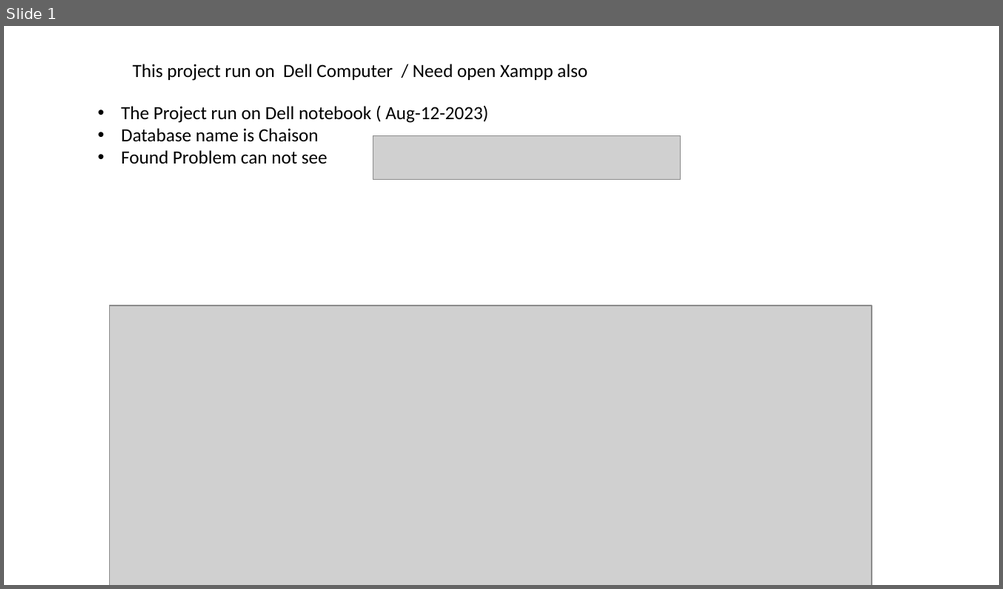
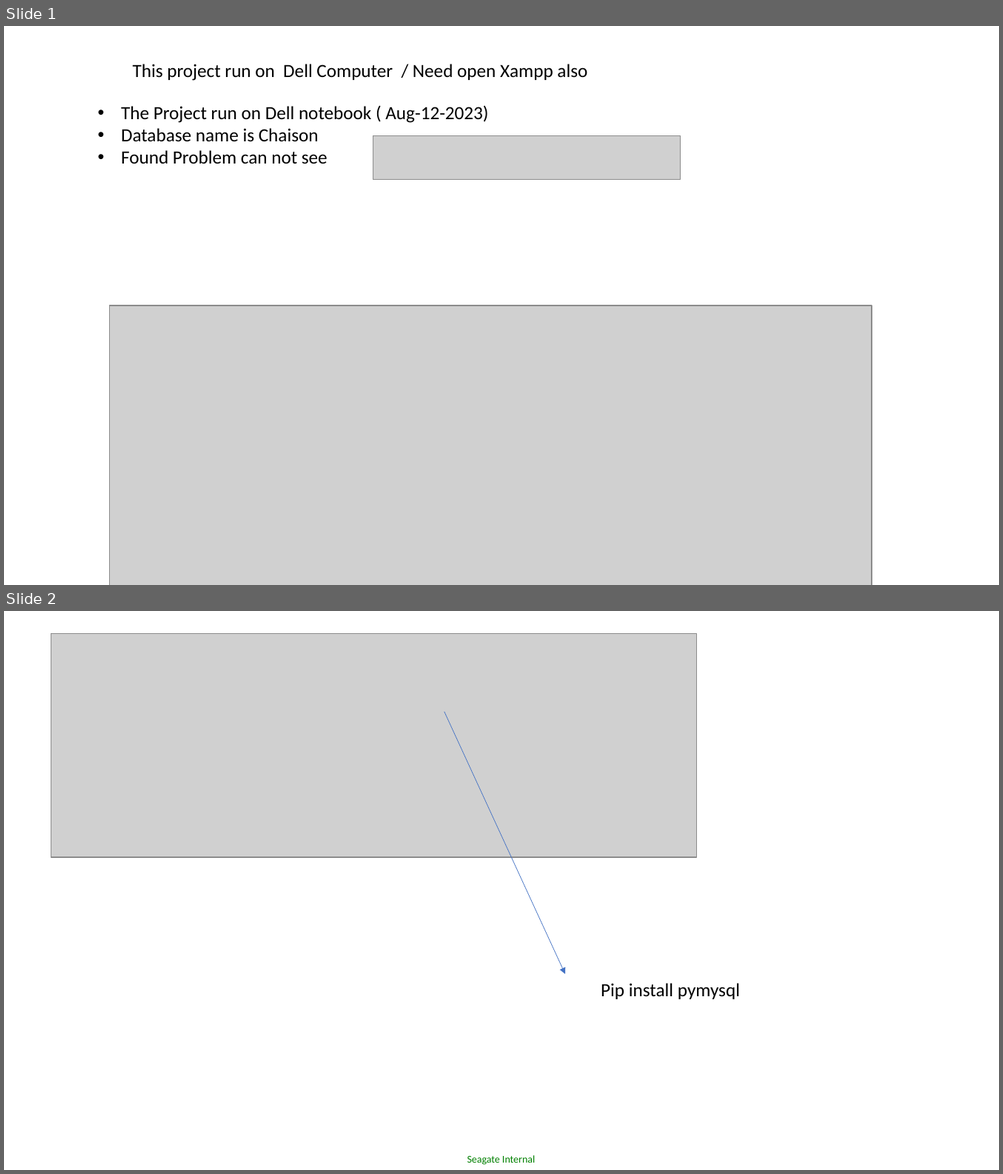
Before and after one commit to Witaya252525/Djanko_workshop, a slide deck: MEMO Djano Ecommerce_24.pptx. Shown one above the other, each under a label of ours: slide 1 before the commit, slides 1 and 2 after it. The pictures are 1003x589 and 1003x1174 pixels, drawn with LibreOffice and Linux fonts; fonts in the diff are those of the drawing; grey boxes stand for pictures. Boxes give left, top, right and bottom in pixels: in the first picture for what was removed or moved away, otherwise in the second. Text is boxed around its words. In the diff, an @@ line names an element or a change of style, - is before the commit and + after.

```diff
--- a/MEMO Djano Ecommerce_24.pptx
+++ b/MEMO Djano Ecommerce_24.pptx
@@ slide 2 added at <box>4,611,999,1170</box>, background #FFFFFF @@
@@ picture added at <box>51,633,697,857</box> @@
@@ arrow added from (444, 712) to (565, 974), #4472C4 0.5 pt @@
@@ text added at <box>600,983,740,999</box>, 18 pt, text #000000 @@
+Pip install pymysql
@@ text added at <box>467,1156,535,1165</box>, 10 pt, text #008000 @@
+Seagate Internal
```
Also in this commit, not shown: 4 slides changed, 3 other slides added, 2 slides removed, 3 other files.
